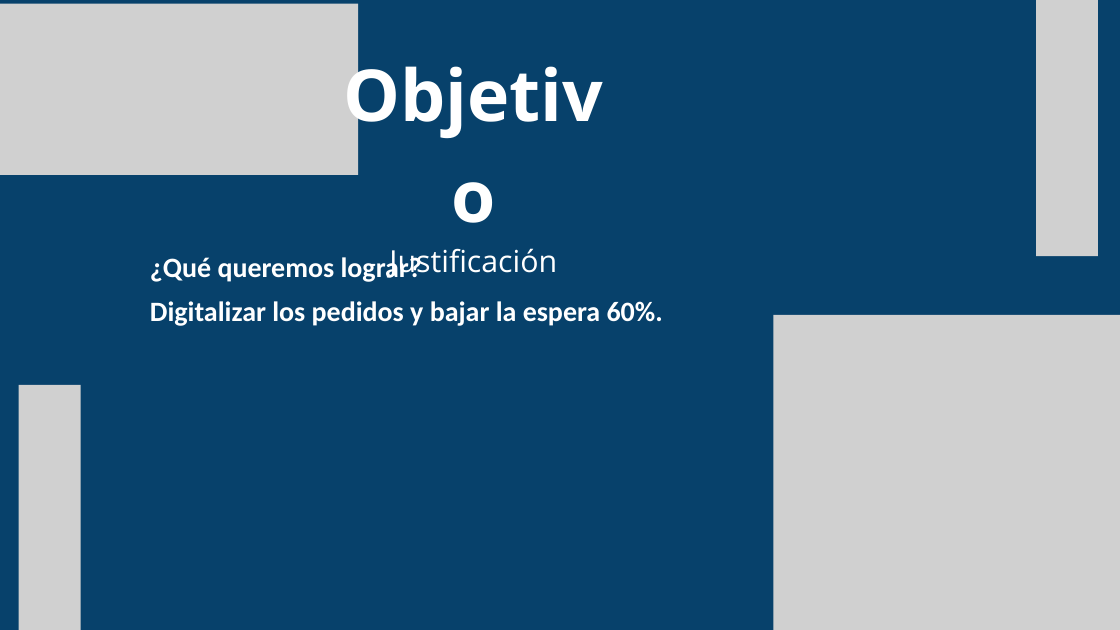
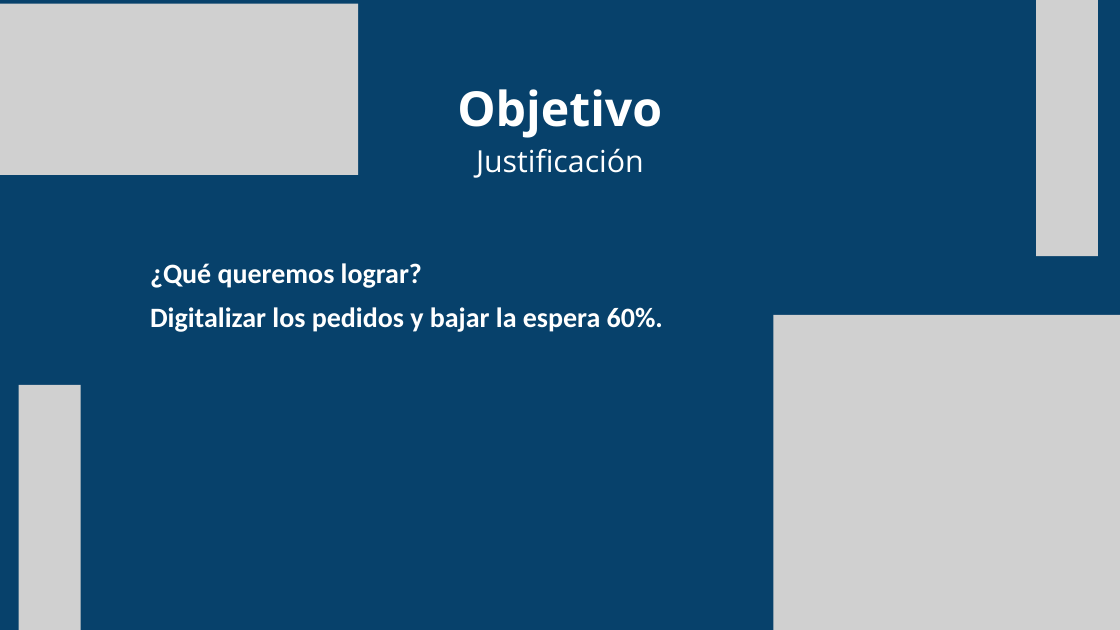
Before and after one commit to ejercitopalomazi9111-arch/mazi-central, a slide deck: slide 8 of fadori/presentacion/Fadori-STEAM.pptx. Drawn at 1120x630 pixels with LibreOffice and Linux fonts; fonts in the diff are those of the drawing; grey boxes stand for pictures. Boxes give left, top, right and bottom in pixels: in the first picture for what was removed or moved away, otherwise in the second. Text is boxed around its words. In the diff, an @@ line names an element or a change of style, - is before the commit and + after.

```diff
--- a/fadori/presentacion/Fadori-STEAM.pptx
+++ b/fadori/presentacion/Fadori-STEAM.pptx
@@ text "Objetivo" moved from (x1=389, y1=248, x2=557, y2=278) to (x1=457, y1=89, x2=662, y2=178) @@
@@ text at (x1=457, y1=89, x2=662, y2=138): size 92 to 62 pt in "Objetivo" @@
@@ text "¿Qué queremos lograr?" moved from (x1=150, y1=254, x2=663, y2=326) to (x1=150, y1=263, x2=663, y2=332) @@
```
Also in this commit, not shown: 18 other slides changed, 5 other files.
